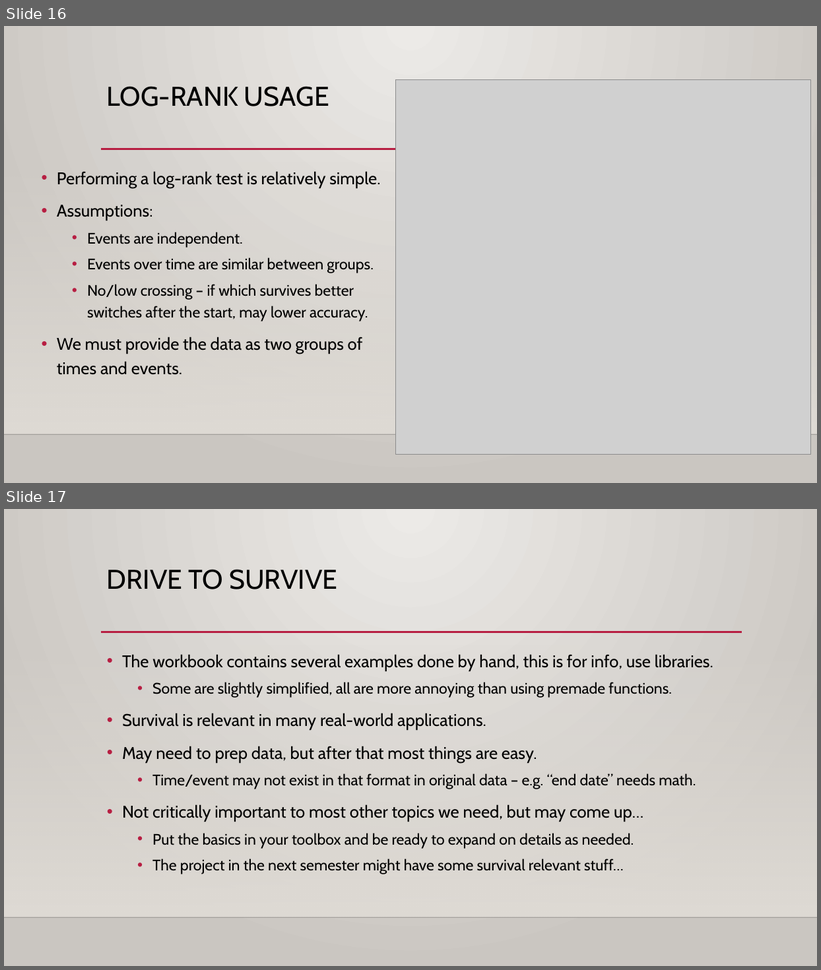
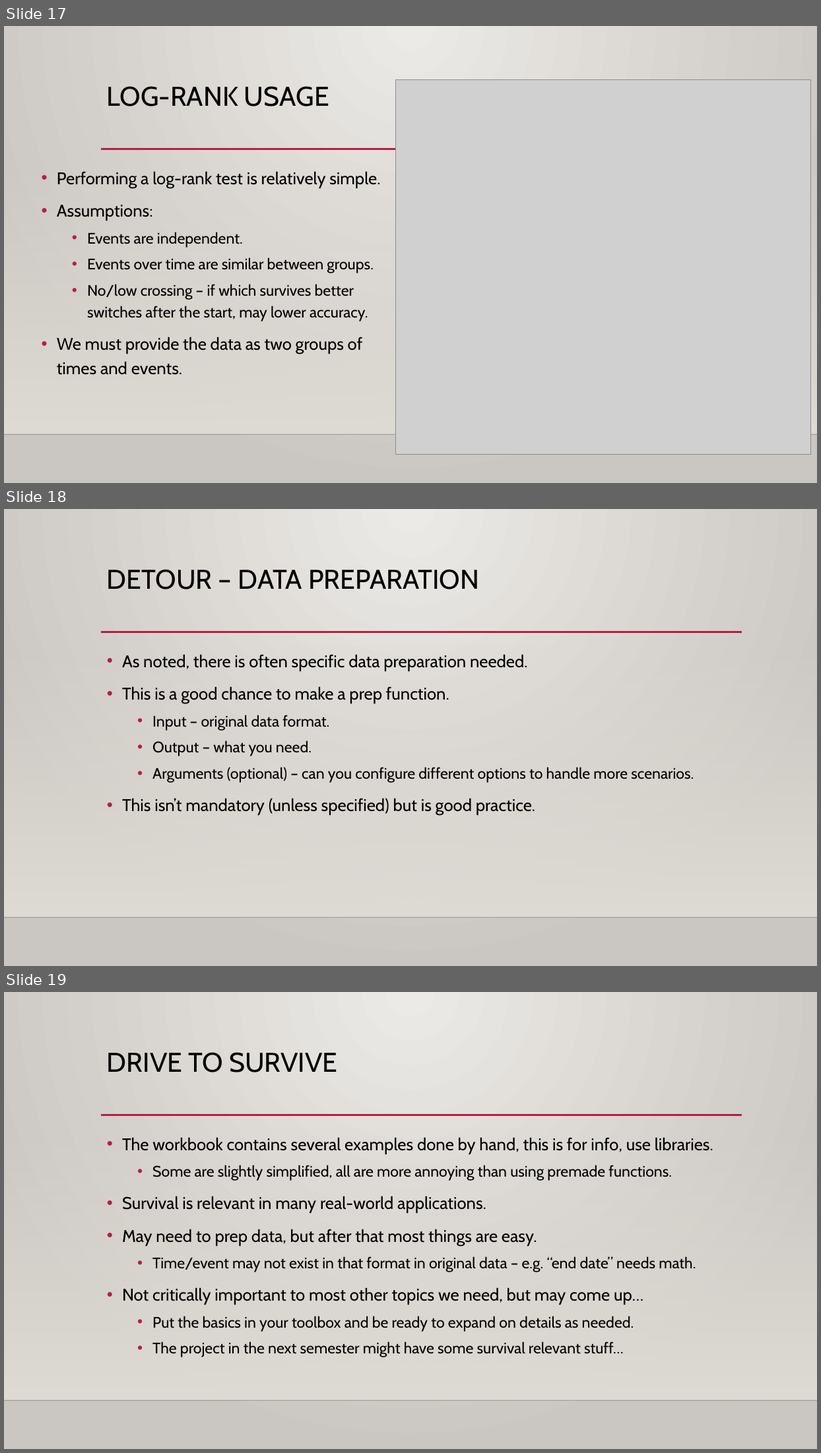
Before and after one commit to AkeemSemperDataScience/Basic_Stats_in_Python_Student_Repository, a slide deck: reference_material/slides/026_Survival_Hazard.pptx. Shown one above the other, each under a label of ours: slides 16 and 17 before the commit, slides 17, 18 and 19 after it. The pictures are 821x970 and 821x1453 pixels, drawn with LibreOffice and Linux fonts; fonts in the diff are those of the drawing; grey boxes stand for pictures; background and template pictures are left out. Boxes give left, top, right and bottom in pixels: in the first picture for what was removed or moved away, otherwise in the second. Text is boxed around its words. In the diff, an @@ line names an element or a change of style, - is before the commit and + after.

```diff
--- a/reference_material/slides/026_Survival_Hazard.pptx
+++ b/reference_material/slides/026_Survival_Hazard.pptx
@@ slide 18 added at box(4, 509, 817, 966), background gradient #ECEAE7 to #CAC7C1; not listed: 3 template elements that a slide beside it also shows @@
@@ title added at box(107, 569, 479, 590), 32 pt, text #000000 @@
+DETOUR – DATA PREPARATION
@@ text added at box(122, 654, 694, 815), 20 pt, text #000000 @@
+• As noted, there is often specific data preparation needed.
+• This is a good chance to make a prep function.
+  • Input – original data format.
+  • Output – what you need.
+  • Arguments (optional) – can you configure different options to handle more scenarios.
+• This isn’t mandatory (unless specified) but is good practice.
@@ what was slide 16 is now slide 17 @@
@@ what was slide 17 is now slide 19 @@
```
Also in this commit, not shown: 1 slide changed, 1 other slide added, 7 other files.
